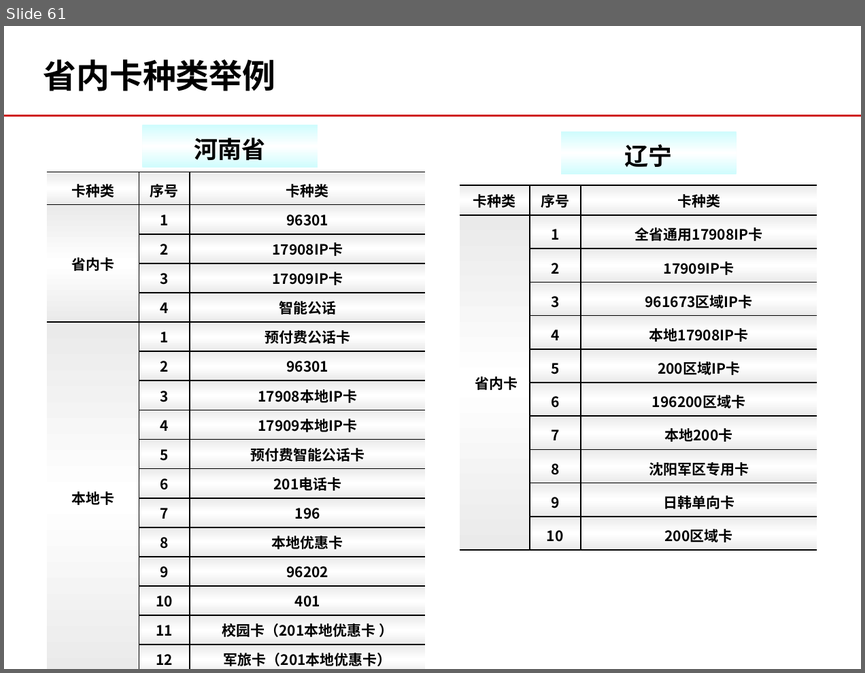
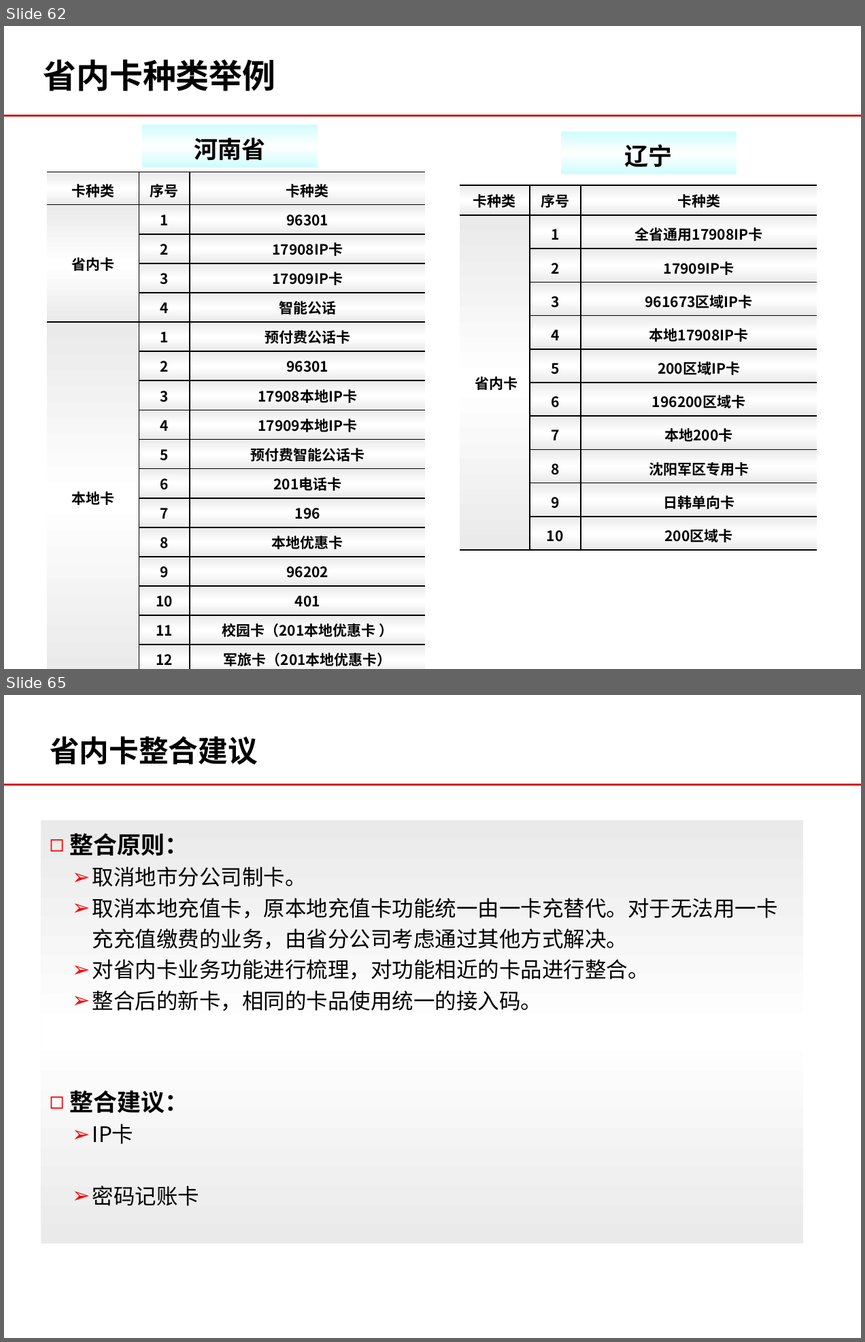
Before and after one commit to momo1101/unicardsrch, a slide deck: 软课题文本/软课题-中国联通电信卡业务及策略研究.ppt. Shown one above the other, each under a label of ours: slide 61 before the commit, slides 62 and 65 after it; the slides between them are not shown. The pictures are 865x673 and 865x1342 pixels, drawn with LibreOffice and Linux fonts; fonts in the diff are those of the drawing; background and template pictures are left out. Boxes give left, top, right and bottom in pixels: in the first picture for what was removed or moved away, otherwise in the second. Text is boxed around its words. In the diff, an @@ line names an element or a change of style, - is before the commit and + after.

```diff
--- a/软课题文本/软课题-中国联通电信卡业务及策略研究.ppt
+++ b/软课题文本/软课题-中国联通电信卡业务及策略研究.ppt
@@ slide 65 added at [4, 695, 861, 1338], background #FFFFFF; not listed: 1 template element that a slide beside it also shows @@
@@ title added at [50, 736, 258, 765], 25 pt, text #000000, bold @@
+省内卡整合建议
@@ rectangle added at [41, 820, 804, 1243], fill gradient #EAEAEA to #FFFFFF, 18 pt, text #000000 @@
+◻ 整合原则：
+  ➢ 取消地市分公司制卡。
+  ➢ 取消本地充值卡，原本地充值卡功能统一由一卡充替代。对于无法用一卡充充值缴费的业务，由省分公司考虑通过其他方式解决。
+  ➢ 对省内卡业务功能进行梳理，对功能相近的卡品进行整合。
+  ➢ 整合后的新卡，相同的卡品使用统一的接入码。
+◻ 整合建议：
+  ➢ IP卡
+  ➢ 密码记账卡
@@ what was slide 61 is now slide 62 @@
```
Also in this commit, not shown: 6 slides changed, 4 other slides added, 1 slide removed.
